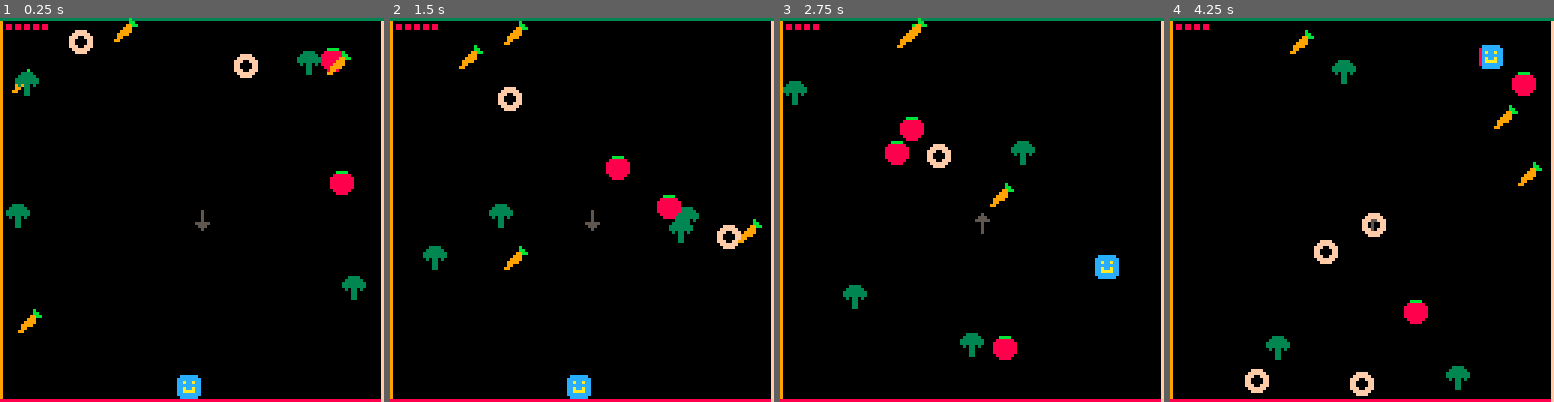
Above: before the commit, frames 1-4 (left to right).
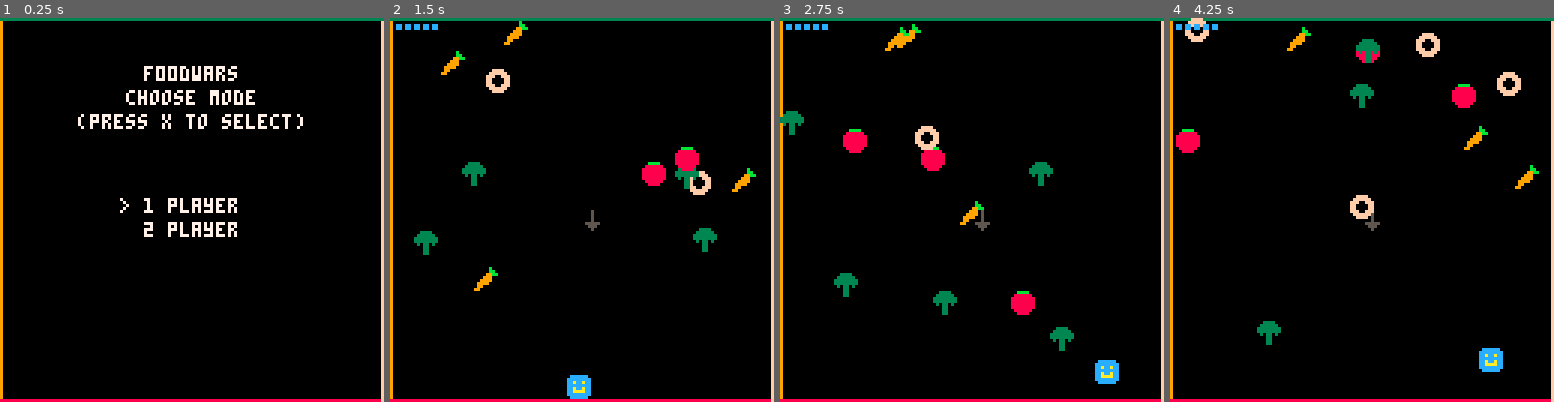
Above: after the commit, the same moments.

Repository: aegrae/f00dwars
Game: PICO-8 cartridge f00dwars.p8
Same seed, same stepped clock (60 frames per second), same inputs: the game is played once before the commit and once after it.
Inputs:
- Up to frame 1 (0.25 s): no input
- Up to frame 2 (1.5 s): tap X (X key) at 0.33, 1.07 s; tap O (Z key) at 0.7 s
- Up to frame 3 (2.75 s): hold Right 1.6-2.1 s; tap O (Z key) at 1.7, 2.1, 2.5 s; tap X (X key) at 1.85 s; hold Up 2.15-2.42 s; hold Right from 2.47 s (still down)
- Up to frame 4 (4.25 s): tap O (Z key) every 0.4 s from 2.9 to 4.1 s; tap X (X key) at 2.97, 4.08 s; release Right at 3.03 s; hold Left 3.08-3.58 s; hold Down 3.63-3.97 s; hold Right from 4.02 s (still down)

The runs differ from the first frame. In frame 1, 5.7% of the frame differs, in the area x 1-96%, y 0-100%; in frame 2, 4.7%; in frame 3, 5.5%; in frame 4, 5.9%, in the area x 1-97%, y 0-99%.

Commit message:
Add 2-player mode

Diff:
--- a/f00dwars.p8
+++ b/f00dwars.p8
@@ -29,26 +29,36 @@
 up = 2
 down = 3
 
+title = 0
+game = 1
+game_over = 2
+
+scene = title
+
 --globals
-player = {}
+players = {}
 fruits = {}
 
 g_dir = down
 
+n_players = 1
+winner = 0
+
 frames_alive = 0
-game_over = false
 
 
 function _init()
  music(0)
- restart()
+ go_to_main_menu()
 end
 
 function _update()
- if game_over then
+ if scene == title then
+  choose_mode()
+ elseif scene == game_over then
   wait_for_key(5)
- else
-  movement_input()
+ elseif scene == game then
+  movement_inputs()
   apply_gravity()
   fruits_fall()
   check_collisions()
@@ -59,28 +69,70 @@
 
 function _draw()
  cls()
- if game_over then
-  score = flr(frames_alive / 30)
-  print("you survived "..score.." seconds")
-  print("press x to restart")
- else
+ if scene == title then
+  draw_mode_select()
+ elseif scene == game_over then
+  draw_game_over()
+ elseif scene == game then
   draw_border()
-  draw_health()
   draw_center_arrow()
   draw_fruits()
-  draw_player()
- end
+  draw_players()
+  draw_health()
+ end
+end
+
+function choose_mode()
+ if btnp(up) then
+  n_players = 1
+ end
+ if btnp(down) then
+  n_players = 2
+ end
+ if btnp(5) then
+  start_game()
+ end
+end
+
+function draw_mode_select()
+ draw_border()
+ print("f00dwars", 48, 16, 7)
+ print("choose mode", 42, 24)
+ print("(press x to select)", 26, 32)
+ print("1 player", 48, 60)
+ print("2 player", 48, 68)
+ if n_players == 1 then
+  print(">", 40, 60)
+ else
+  print(">", 40, 68)
+ end
+end
+
+function draw_game_over()
+ draw_border()
+ if n_players == 1 then
+  score = flr(frames_alive / 30)
+  print("you survived "..score.." seconds", 16, 16, 7)
+ else
+  print("player "..winner.." wins!", 36, 16, 7)
+ end
+ print("press x to restart", 28, 24)
 end
 
 function wait_for_key(key)
  if btn(key) then
-  restart()
- end
-end
-
-function restart()
+  go_to_main_menu()
+ end
+end
+
+function go_to_main_menu()
+ scene = title
+end
+
+function start_game()
+ scene = game
  initialize_globals()
- initialize_player()
+ initialize_players()
  initialize_fruits()
 end
 
@@ -88,19 +140,28 @@
  frames_alive = 0
  fruits = {}
  g_dir = down
- game_over = false
-end
-
-function initialize_player()
- player.x = x_max / 2
- player.y = y_max
- player.x_vel = 0
- player.y_vel = 0
- player.health = max_health
- player.jumping = false
- player.grounded = false
- player.invuln_timer = 0
- player.heal_timer = 0
+end
+
+function initialize_players()
+ players = {}
+ for i=1,n_players do
+  player = {}
+  player.y = y_max
+  player.x_vel = 0
+  player.y_vel = 0
+  player.health = max_health
+  player.jumping = false
+  player.grounded = false
+  player.invuln_timer = 0
+  player.heal_timer = 0
+  players[#players + 1] = player
+ end
+ if n_players == 1 then
+  players[1].x = x_max / 2
+ else
+  players[1].x = x_max / 3
+  players[2].x = 2 * x_max / 3
+ end
 end
 
 function initialize_fruits()
@@ -154,7 +215,7 @@
  fruits[#fruits + 1] = fruit
 end
 
-function heal()
+function heal(player)
  player.health = player.health + 1
  player.heal_timer = 0
 end
@@ -164,13 +225,15 @@
  if frames_alive % fruit_spawn_frames == 0 then
   spawn_fruit()
  end
- if player.invuln_timer > 0 then
-  player.invuln_timer = player.invuln_timer - 1
- end
- if player.health < max_health then
-  player.heal_timer = player.heal_timer + 1
-  if player.heal_timer == heal_frames then
-   heal()
+ for i, player in pairs(players) do
+  if player.invuln_timer > 0 then
+   player.invuln_timer = player.invuln_timer - 1
+  end
+  if player.health < max_health then
+   player.heal_timer = player.heal_timer + 1
+   if player.heal_timer == heal_frames then
+    heal(player)
+   end
   end
  end
 end
@@ -183,11 +246,18 @@
 end
 
 function draw_health()
- health_x = health_gui_x
+ draw_player_health(health_gui_x, players[1], 12)
+ if n_players == 2 then
+  health_x_2 = x_max + 8 - health_gui_x - max_health * (health_gui_size + 1)
+  draw_player_health(health_x_2, players[2], 11)
+ end
+end
+
+function draw_player_health(health_x, player, color)
  for i=1,player.health do
   rectfill(health_x, health_gui_y,
            health_x + health_gui_size - 1,
-           health_gui_y + health_gui_size - 1, 8)
+           health_gui_y + health_gui_size - 1, color)
   health_x = health_x + health_gui_size + 1
  end
 end
@@ -215,8 +285,15 @@
  end
 end
 
-function draw_player()
- player_sprite = 51 + flr(player.heal_timer / heal_frames * 9)
+function draw_players()
+ draw_player(players[1], 35)
+ if n_players == 2 then
+  draw_player(players[2], 51)
+ end
+end
+
+function draw_player(player, sprite_num)
+ player_sprite = sprite_num + flr(player.heal_timer / heal_frames * 9)
  if player.invuln_timer > 0 then
   if flr(player.invuln_timer / 2) % 2 == 0 then
    spr(player_sprite, player.x, player.y)
@@ -226,33 +303,40 @@
  end
 end
 
-function movement_input()
+function movement_inputs()
+ movement_input(players[1], 0)
+ if n_players == 2 then
+  movement_input(players[2], 1)
+ end
+end
+
+function movement_input(player, player_num)
  g_up_down = (g_dir == up) or (g_dir == down)
- if btn(left) and g_up_down then
+ if btn(left, player_num) and g_up_down then
   player.x_vel = 0
   player.x = player.x - move_speed
  end
- if btn(right) and g_up_down then
+ if btn(right, player_num) and g_up_down then
   player.x_vel = 0
   player.x = player.x + move_speed
  end
- if btn(up) and not g_up_down then
+ if btn(up, player_num) and not g_up_down then
   player.y_vel = 0
   player.y = player.y - move_speed
  end
- if btn(down) and not g_up_down then
+ if btn(down, player_num) and not g_up_down then
   player.y_vel = 0
   player.y = player.y + move_speed
  end
- if player.jumping and not btn(4) then
-  cut_jump()
- end
- if btnp(4) and player.grounded then
-  jump()
- end
-end
-
-function jump()
+ if player.jumping and not btn(4, player_num) then
+  cut_jump(player)
+ end
+ if btnp(4, player_num) and player.grounded then
+  jump(player)
+ end
+end
+
+function jump(player)
  player.jumping = true
  player.grounded = false
  if g_dir == left then
@@ -269,7 +353,7 @@
  end
 end
 
-function cut_jump()
+function cut_jump(player)
  if g_dir == left and player.x_vel > 0 then
   player.x_vel = 0
  end
@@ -285,6 +369,13 @@
 end
 
 function apply_gravity()
+ apply_gravity_to_player(players[1])
+ if n_players == 2 then
+  apply_gravity_to_player(players[2])
+ end
+end
+
+function apply_gravity_to_player(player)
  if g_dir == left then
   player.x_vel = player.x_vel + g
  end
@@ -305,33 +396,33 @@
   player.x = x_min
   player.x_vel = 0
   if g_dir == left then
-   land()
+   land(player)
   end
  end
  if player.x > x_max then
   player.x = x_max
   player.x_vel = 0
   if g_dir == right then
-   land()
+   land(player)
   end
  end
  if player.y < y_min then
   player.y = y_min
   player.y_vel = 0
   if g_dir == up then
-   land()
+   land(player)
   end
  end
  if player.y > y_max then
   player.y = y_max
   player.y_vel = 0
   if g_dir == down then
-   land()
-  end
- end
-end
-
-function land()
+   land(player)
+  end
+ end
+end
+
+function land(player)
  player.grounded = true
  player.jumping = false
  -- friction
@@ -353,35 +444,55 @@
  end
 end
 
-function hurt_player()
+function hurt_player(player, player_number)
  if player.invuln_timer == 0 then
   player.health = player.health - 1
   if player.health == 0 then
-   die()
-  end
+   die(player_number)
+  end
+  all_players_invuln()
+ end
+end
+
+function all_players_invuln()
+ for i, player in pairs(players) do
   player.invuln_timer = invuln_frames
  end
 end
 
-function die()
- game_over = true
+function die(player_number)
+ winner = 3 - player_number
+ scene = game_over
 end
 
 function check_collisions()
+ check_collisions_for_player(players[1], 1)
+ if n_players == 2 then
+  check_collisions_for_player(players[2], 2)
+ end
+end
+
+function check_collisions_for_player(player, player_number)
  for i,v in pairs(fruits) do
   if player.invuln_timer == 0 then
-   if not v.eaten and collide_with_player(v.x, v.y) then
-    eat_fruit(v)
+   if not v.eaten and collide_with_player(v.x, v.y, player) then
+    eat_fruit(v, player, player_number)
    end
   end
  end
 end
 
-function eat_fruit(fruit)
- hurt_player()
+function eat_fruit(fruit, player, player_number)
+ hurt_player(player, player_number)
  fruit.eaten = true
  if fruit.type <= down then
   g_dir = fruit.type
+  all_players_airborn()
+ end
+end
+
+function all_players_airborn()
+ for i, player in pairs(players) do
   player.grounded = false
  end
 end
@@ -401,7 +512,7 @@
          min(min1,max1) < max(min2,max2)
 end
 
-function collide_with_player(x, y)
+function collide_with_player(x, y, player)
  x_intersect = intersect(player.x, player.x+8, x, x+8)
  y_intersect = intersect(player.y, player.y+8, y, y+8)
  return x_intersect and y_intersect
@@ -424,167 +535,167 @@
 00000000000500000000000000000000000000000000000000000000000000000000000000000000000000000000000000000000000000000000000000000000
 00000000000500000000000000000000000000000000000000000000000000000000000000000000000000000000000000000000000000000000000000000000
 00000000000500000000000000000000000000000000000000000000000000000000000000000000000000000000000000000000000000000000000000000000
-000000000cccccc00000000000000000000000000000000000000000000000000000000000000000000000000000000000000000000000000000000000000000
-00000000cccccccc0000000000000000000000000000000000000000000000000000000000000000000000000000000000000000000000000000000000000000
-00050000ccaccacc0000500000000000000000000000000000000000000000000000000000000000000000000000000000000000000000000000000000000000
-00550000cccccccc0000550000000000000000000000000000000000000000000000000000000000000000000000000000000000000000000000000000000000
-05555555ccaccacc5555555000000000000000000000000000000000000000000000000000000000000000000000000000000000000000000000000000000000
-00550000ccaaaacc0000550000000000000000000000000000000000000000000000000000000000000000000000000000000000000000000000000000000000
-00050000cccccccc0000500000000000000000000000000000000000000000000000000000000000000000000000000000000000000000000000000000000000
-000000000cccccc00000000000000000000000000000000000000000000000000000000000000000000000000000000000000000000000000000000000000000
-0000000000050000000000000cccccc00cccccc008ccccc0088cccc00888ccc008888cc0088888c0088888800888888000000000000000000000000000000000
-000000000005000000000000cccccccc8ccccccc88cccccc888ccccc8888cccc88888ccc888888cc8888888c8888888800000000000000000000000000000000
-000000000005000000000000ccaccacc8caccacc88accacc88accacc88a8cacc88a88acc88a88acc88a88a8c88a88a8800000000000000000000000000000000
-000000000005000000000000cccccccc8ccccccc88cccccc888ccccc8888cccc88888ccc888888cc8888888c8888888800000000000000000000000000000000
-000000000555550000000000ccaccacc8caccacc88accacc88accacc88a8cacc88a88acc88a88acc88a88a8c88a88a8800000000000000000000000000000000
-000000000055500000000000ccaaaacc8caaaacc88aaaacc88aaaacc88aaaacc88aaaacc88aaaacc88aaaa8c88aaaa8800000000000000000000000000000000
-000000000005000000000000cccccccc8ccccccc88cccccc888ccccc8888cccc88888ccc888888cc8888888c8888888800000000000000000000000000000000
 0000000000000000000000000cccccc00cccccc008ccccc0088cccc00888ccc008888cc0088888c0088888800888888000000000000000000000000000000000
-…(148 lines of a section not shown)…
+000000000000000000000000cccccccc8ccccccc88cccccc888ccccc8888cccc88888ccc888888cc8888888c8888888800000000000000000000000000000000
+000500000000000000005000ccaccacc8caccacc88accacc88accacc88a8cacc88a88acc88a88acc88a88a8c88a88a8800000000000000000000000000000000
+005500000000000000005500cccccccc8ccccccc88cccccc888ccccc8888cccc88888ccc888888cc8888888c8888888800000000000000000000000000000000
+055555550000000055555550ccaccacc8caccacc88accacc88accacc88a8cacc88a88acc88a88acc88a88a8c88a88a8800000000000000000000000000000000
+005500000000000000005500ccaaaacc8caaaacc88aaaacc88aaaacc88aaaacc88aaaacc88aaaacc88aaaa8c88aaaa8800000000000000000000000000000000
+000500000000000000005000cccccccc8ccccccc88cccccc888ccccc8888cccc88888ccc888888cc8888888c8888888800000000000000000000000000000000
+0000000000000000000000000cccccc00cccccc008ccccc0088cccc00888ccc008888cc0088888c0088888800888888000000000000000000000000000000000
+0000000000050000000000000bbbbbb00bbbbbb008bbbbb0088bbbb00888bbb008888bb0088888b0088888800888888000000000000000000000000000000000
+000000000005000000000000bbbbbbbb8bbbbbbb88bbbbbb888bbbbb8888bbbb88888bbb888888bb8888888b8888888800000000000000000000000000000000
+000000000005000000000000bb7bb7bb8b7bb7bb887bb7bb887bb7bb8878b7bb887887bb887887bb8878878b8878878800000000000000000000000000000000
+000000000005000000000000bbbbbbbb8bbbbbbb88bbbbbb888bbbbb8888bbbb88888bbb888888bb8888888b8888888800000000000000000000000000000000
+000000000555550000000000bb7bb7bb8b7bb7bb887bb7bb887bb7bb8878b7bb887887bb887887bb8878878b8878878800000000000000000000000000000000
+000000000055500000000000bb7777bb8b7777bb887777bb887777bb887777bb887777bb887777bb8877778b8877778800000000000000000000000000000000
+000000000005000000000000bbbbbbbb8bbbbbbb88bbbbbb888bbbbb8888bbbb88888bbb888888bb8888888b8888888800000000000000000000000000000000
+0000000000000000000000000bbbbbb00bbbbbb008bbbbb0088bbbb00888bbb008888bb0088888b0088888800888888000000000000000000000000000000000
+…(148 lines of a section not shown)…
